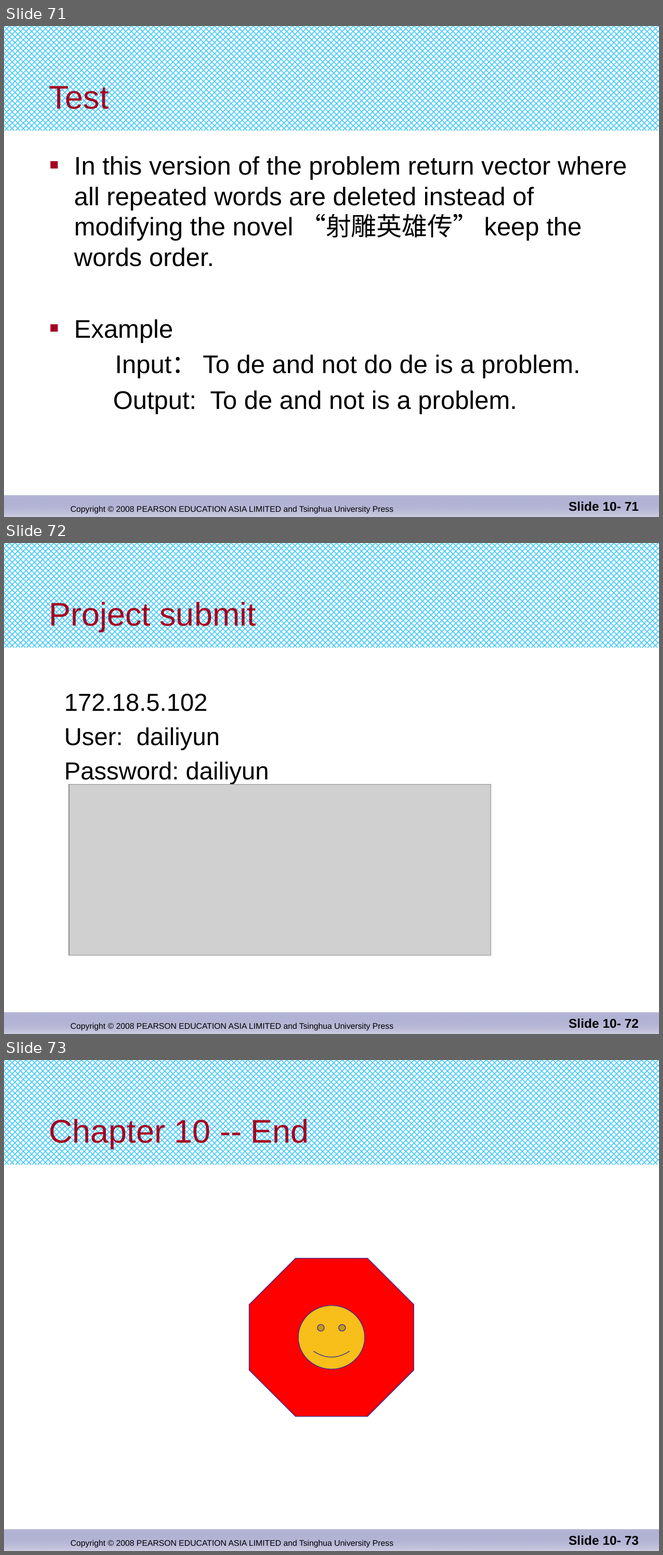
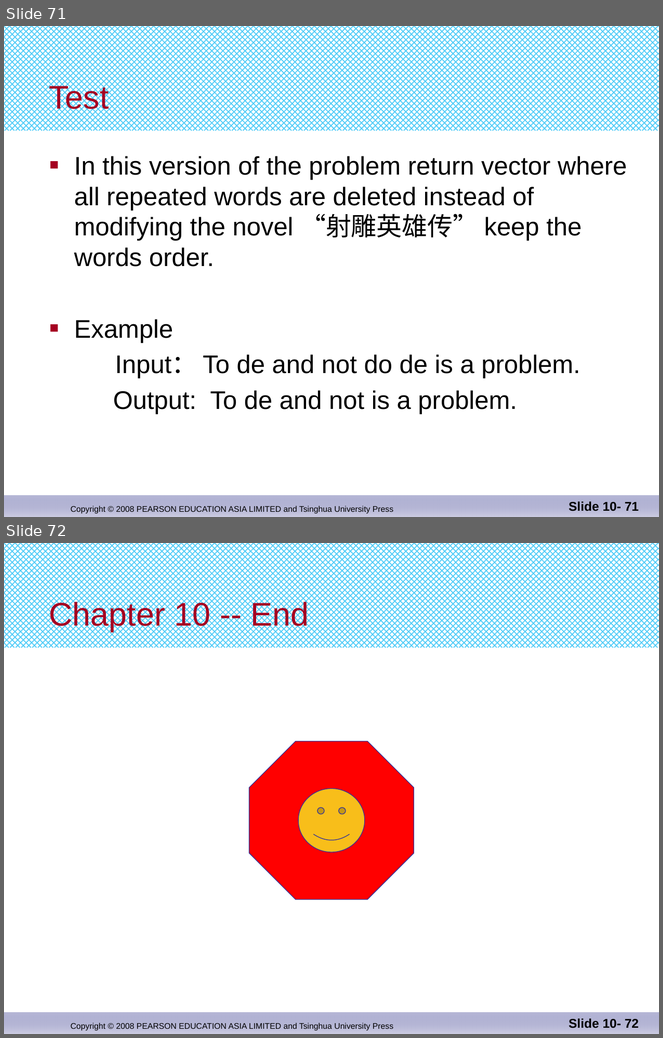
Before and after one commit to djuanbei/CPLUSPLUS, a slide deck: ppt/chapter 10.pptx. Shown one above the other, each under a label of ours: slides 71, 72 and 73 before the commit, slides 71 and 72 after it. The pictures are 663x1555 and 663x1038 pixels, drawn with LibreOffice and Linux fonts; fonts in the diff are those of the drawing; grey boxes stand for pictures. Boxes give left, top, right and bottom in pixels: in the first picture for what was removed or moved away, otherwise in the second. Text is boxed around its words. In the diff, an @@ line names an element or a change of style, - is before the commit and + after.

```diff
--- a/ppt/chapter 10.pptx
+++ b/ppt/chapter 10.pptx
@@ slide 72 removed at (4,543,659,1034), background #FFFFFF; not listed: 3 template elements that a slide beside it also shows @@
@@ title removed at (49,600,256,632) @@
-Project submit
@@ text removed at (64,694,269,785) @@
-172.18.5.102
-User: dailiyun
-Password: dailiyun
@@ picture removed at (69,784,491,955) @@
@@ page number removed at (569,1019,639,1029) @@
-Slide 10- 72
@@ what was slide 73 is now slide 72 @@
@@ page number at (569,1019,639,1029): text changed @@
-Slide 10- 73
+Slide 10- 72
```
Also in this commit, not shown: 3 other files.
